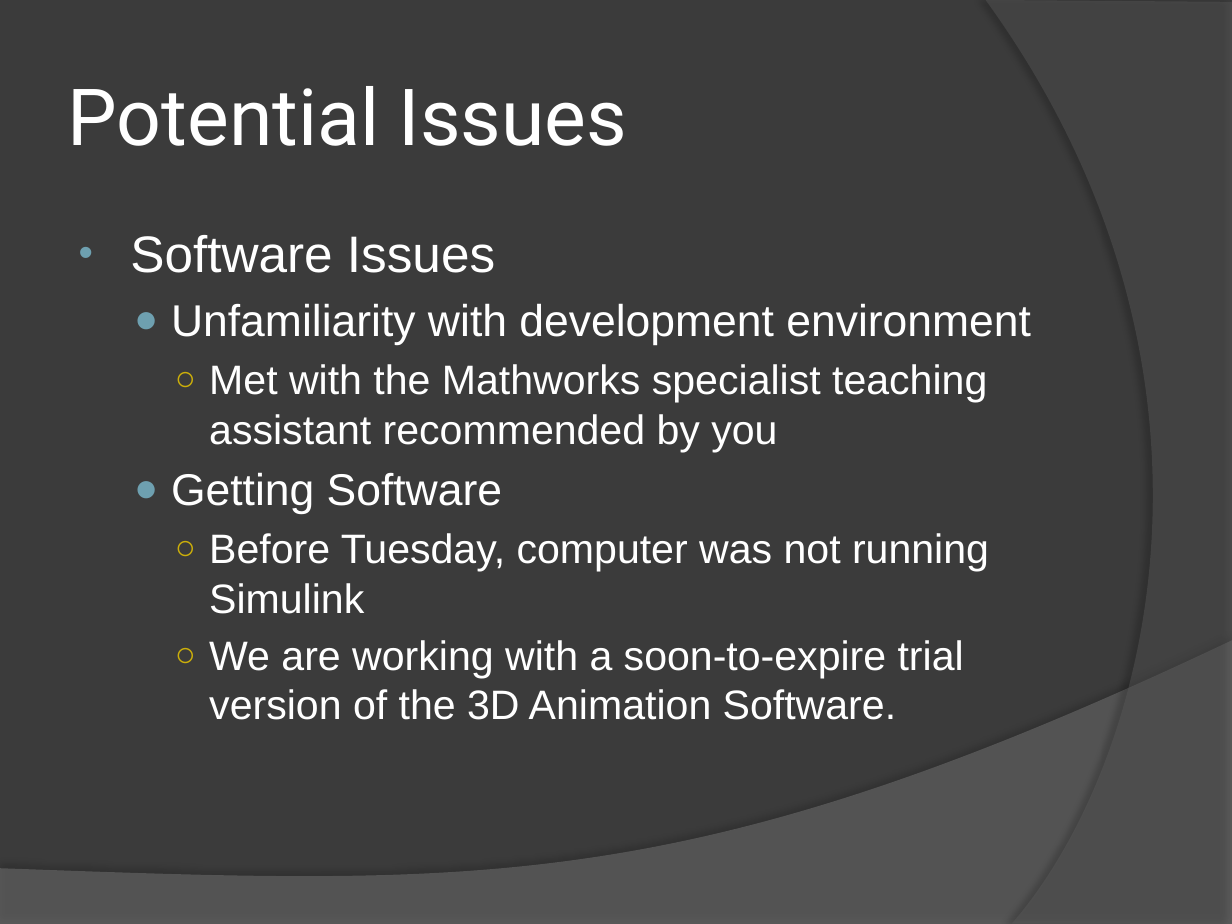
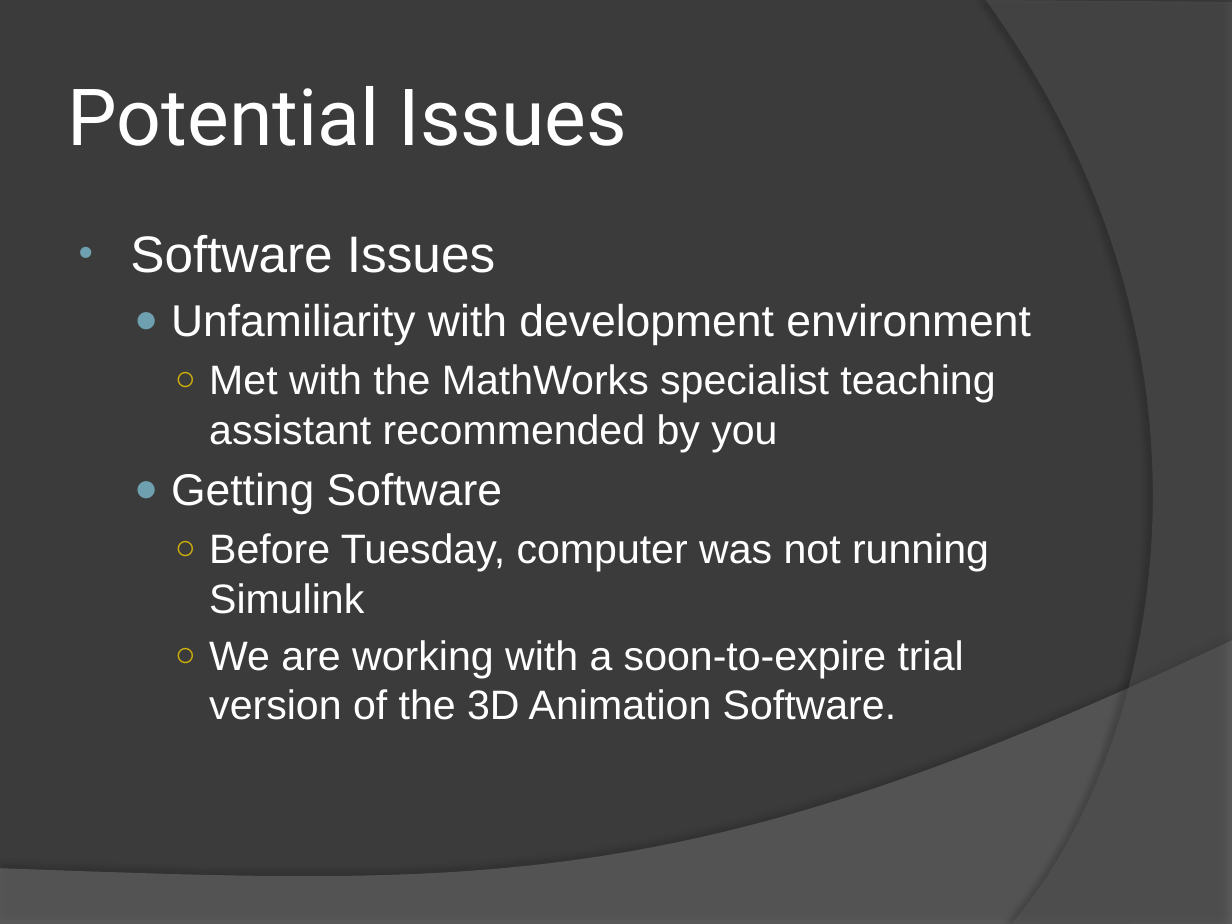
Before and after one commit to zachrob/VW-DrivingSim, a slide deck: slide 5 of Class Presentation 10-30-2013/Presentation.pptx. Drawn at 1232x924 pixels with LibreOffice and Linux fonts; fonts in the diff are those of the drawing. Boxes give left, top, right and bottom in pixels: in the first picture for what was removed or moved away, otherwise in the second. Text is boxed around its words. In the diff, an @@ line names an element or a change of style, - is before the commit and + after.

```diff
--- a/Class Presentation 10-30-2013/Presentation.pptx
+++ b/Class Presentation 10-30-2013/Presentation.pptx
@@ text at bbox=[209, 364, 995, 452]: text changed @@
-    ○ Met with the Mathworks specialist teaching assistant recommended by you
+    ○ Met with the MathWorks specialist teaching assistant recommended by you
```
Also in this commit, not shown: 2 other slides changed.
